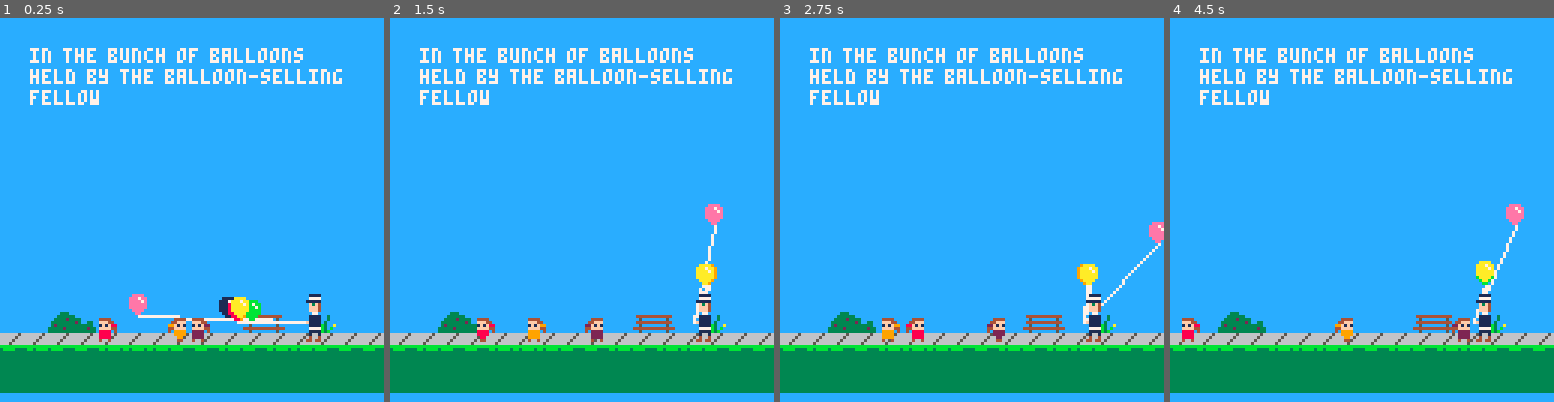
Above: before the commit, frames 1-4 (left to right).
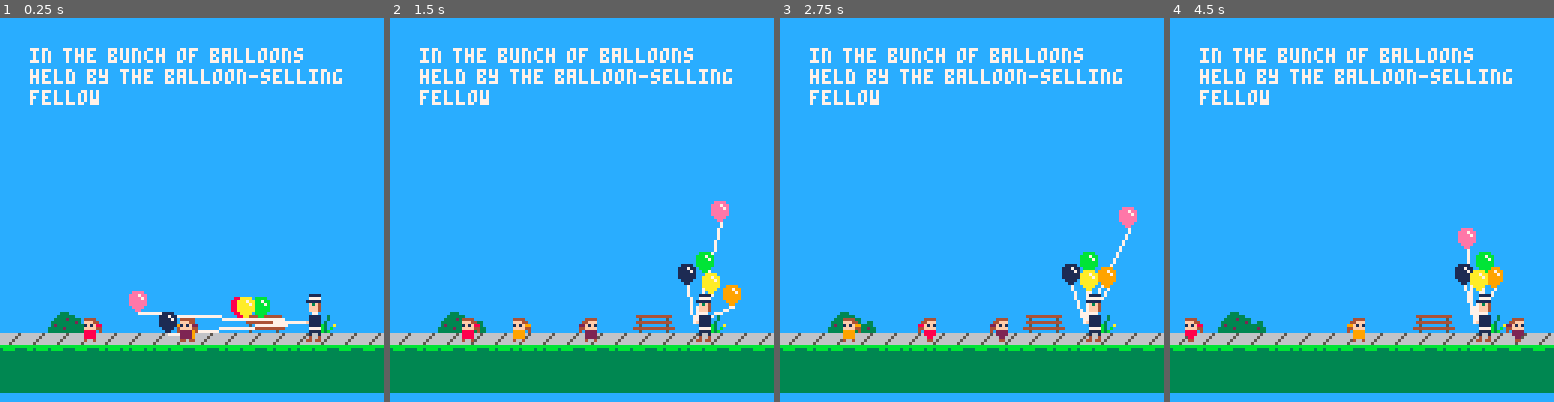
Above: after the commit, the same moments.

Repository: iffy/ppb-pico
Game: PICO-8 cartridge ppb.p8
The game is run twice, just before and just after one commit, with the same random seed, the same clock (stepped at 60 frames per second) and the same inputs.
Inputs:
- Up to frame 1 (0.25 s): no input
- Up to frame 2 (1.5 s): no input
- Up to frame 3 (2.75 s): hold Right 1.6-2.1 s; hold Up 2.15-2.42 s; hold Right from 2.47 s (still down)
- Up to frame 4 (4.5 s): release Right at 3.03 s; hold Left 3.08-3.58 s; hold Down 3.63-3.97 s; hold Right from 4.02 s (still down)

The runs differ from the first frame. In frame 1, 2.2% of the frame differs, in the area x 21-75%, y 71-85%; in frame 2, 2.4%; in frame 3, 2.4%, in the area x 16-100%, y 49-85%; in frame 4, 2.4%.

Commit message:
Convert to vectors, even though it takes more symbols

Diff:
--- a/ppb.p8
+++ b/ppb.p8
@@ -65,14 +65,11 @@
     a.id = NEXTID
     NEXTID += 1
     -- posish
-    a.tx = tx
-    a.ty = ty
+    a.pos = vector(tx, ty)
     -- veloc
-    a.vx = 0
-    a.vy = 0
+    a.vel = vector(0, 0)
     -- accel
-    a.ax = 0
-    a.ay = 0
+    a.accel = vector(0, 0)
     -- hitbox
     a.w = 0.4
     a.h = 0.4
@@ -119,7 +116,9 @@
 function make_balloon(tx, ty)
     balloon = make_actor(tx, ty, 'balloon')
     balloon.draw = draw_balloon
-    balloon.ay = -0.02
+    balloon.accel.y = -0.02
+    balloon.w = 0.3
+    balloon.h = 0.3
     addtoset(balloon.collides_with, 'girl')
     addtoset(balloon.collides_with, 'balloon')
     balloon.inertia = 0.90
@@ -133,10 +132,10 @@
 end
 function control_balloon(balloon)
     accel = 0.04
-    if (btn(0)) balloon.vx -= accel balloon.string_lag = 3 balloon.string_facing = left
-    if (btn(1)) balloon.vx += accel balloon.string_lag = 3 balloon.string_facing = right
-    if (btn(2)) balloon.vy -= accel
-    if (btn(3)) balloon.vy += accel
+    if (btn(0)) balloon.vel.x -= accel balloon.string_lag = 3 balloon.string_facing = left
+    if (btn(1)) balloon.vel.x += accel balloon.string_lag = 3 balloon.string_facing = right
+    if (btn(2)) balloon.vel.y -= accel
+    if (btn(3)) balloon.vel.y += accel
 
     if (balloon.string_lag > 0) then
         balloon.string_lag -= 1
@@ -161,6 +160,8 @@
     girl.draw = draw_girl
     girl.control = control_girl
     girl.shirt_color = red
+    girl.accel.y = 0.3
+    girl.bounce = 0
     return girl
 end
 function control_girl(girl)
@@ -168,15 +169,15 @@
     if (r <= 1) then
         -- change what you're doing
         r = rnd(10)
-        if (girl.ax != 0) then
+        if (girl.accel.x != 0) then
             -- she's moving
-            girl.ax = 0
+            girl.accel.x = 0
         else
             -- she's holding still
             if (r <= 5) then
-                girl.ax = rnd(0.15)
+                girl.accel.x = rnd(0.15)
             else
-                girl.ax = -rnd(0.15)
+                girl.accel.x = -rnd(0.15)
             end
         end
     end
@@ -220,26 +221,22 @@
 function draw_tether(t)
     o1 = t.objs[1]
     o2 = t.objs[2]
-    line(o1.tx * 8 + o1.anchorx,
-         o1.ty * 8 + o1.anchory,
-         o2.tx * 8 + o2.anchorx,
-         o2.ty * 8 + o2.anchory,
+    line(o1.pos.x * 8 + o1.anchorx,
+         o1.pos.y * 8 + o1.anchory,
+         o2.pos.x * 8 + o2.anchorx,
+         o2.pos.y * 8 + o2.anchory,
          t.color)
 end
 function constrain_tether(t)
     obj1 = t.objs[1]
     obj2 = t.objs[2]
-    x1 = obj1.tx + obj1.vx
-    y1 = obj1.ty + obj1.vy
-    x2 = obj2.tx + obj2.vx
-    y2 = obj2.ty + obj2.vy
-    d = distance(x1, y1, x2, y2)
+    n1 = vadd(obj1.pos, obj1.vel)
+    n2 = vadd(obj2.pos, obj2.vel)
+    vect = vsub(n2, n1)
+    d = vmag(vect)
     if (d > t.length) then
-        angle = atan2(x2-x1, y2-y1)
-        vectx = cos(angle)
-        vecty = sin(angle)
-        obj1.vx += vectx * t.elasticity
-        obj1.vy += vecty * t.elasticity
+        norm = vnorm(vect)
+        obj1.vel = vadd(obj1.vel, vmul(norm, t.elasticity))
         -- uncomment if you want the string to pull both ways
         -- obj2.vx -= vectx * t.elasticity
         -- obj2.vy -= vecty * t.elasticity
@@ -253,46 +250,80 @@
 -- generic actor stuff
 --------------------------------------------------
 function draw_actor(a)
-    local sx = (a.tx * 8) - 4
-    local sy = (a.ty * 8) - 4
-    a.draw(sx, sy, a)
+    a.draw(
+        (a.pos.x * 8) - 4,
+        (a.pos.y * 8) - 4,
+        a)
 end
 function move_actor(a)
     a.control(a)
-    a.tx += a.vx
-    a.ty += a.vy
-    a.vx += a.ax
-    a.vy += a.ay
-    a.vx *= a.inertia
-    a.vy *= a.inertia
-
-    a.frame += abs(a.vx) * a.frameticks
-    a.frame += abs(a.vy) * a.frameticks
-    a.frame %= (a.frames+1)
-
-    if (a.vx < 0) then
-        a.facing = left
-    elseif (a.vx > 0) then
-        a.facing = right
-    end
+
+    a.vel = vadd(a.vel, a.accel)
 
     -- actor:actor collisions
-    colliders = collide_actor(a, actors)
+    colliders = collide_actor(a)
 
     -- actor:wall collisions
     collide_with_walls(a)
-end
+
+    -- move
+    a.pos = vadd(a.pos, a.vel)
+
+    -- accelerate
+    a.vel = vmul(a.vel, a.inertia)
+
+
+    a.frame += a.frameticks * (abs(a.vel.x) + abs(a.vel.y))
+    a.frame %= (a.frames+1)
+
+    if (a.vel.x < 0) then
+        a.facing = left
+    elseif (a.vel.x > 0) then
+        a.facing = right
+    end
+end
+--
+-- vector functions
+--
+function vector(x, y)
+    local v = {}
+    v.x = x
+    v.y = y
+    return v
+end
+function vadd(a, b)
+    return vector(a.x+b.x, a.y+b.y)
+end
+function vsub(a, b)
+    return vector(a.x-b.x, a.y-b.y)
+end
+function vmul(v, f)
+    return vector(v.x*f, v.y*f)
+end
+function vnorm(a)
+    angle = atan2(a.x, a.y)
+    return vector(cos(angle), sin(angle))
+end
+function vmag(a)
+    return distance(0,0,a.x,a.y)
+end
+function vdot(a, b)
+    return a.x*b.x + a.y*b.y
+end
+
 --
 -- check and react to collisions for a particular actor
 -- returns a table of actors which are collided
 --
 DONE_COLLISIONS = {}
-function collide_actor(a, others)
+function collide_actor(a)
     local ret = {}
     -- this actor's future position
-    local nx = a.tx + a.vx
-    local ny = a.ty + a.vy
-    for o in all(others) do
+    pos = a.pos
+    vel = a.vel
+    npos = vadd(pos, vel)
+
+    for o in all(actors) do
         pair_key = min(a.id, o.id)..","..max(a.id, o.id)
         if (not(setcontains(DONE_COLLISIONS, pair_key))
             and o != a
@@ -301,53 +332,54 @@
                 or setcontains(a.collides_with, o.type))
             ) then
 
-            -- o actor's future position
-            local onx = o.tx + o.vx
-            local ony = o.ty + o.vy
-
-            local xdist = onx - nx
-            local ydist = ony - ny
-
-            if ((abs(xdist) < (a.w+o.w)) and
-                (abs(ydist) < (a.h+o.h))) then
+            -- o actor's current and future positions
+            opos = o.pos
+            onpos = vadd(opos, o.vel)
+
+            -- delta (current and future)
+            d = vsub(opos, pos)
+            nd = vsub(onpos, npos)
+
+            overlapx = a.w+o.w-abs(nd.x)
+            overlapy = a.h+o.h-abs(nd.y)
+
+            if (overlapx > 0 and overlapy > 0) then
 
                 -- they have collided
                 add(ret, o)
 
-                angle = atan2(xdist, ydist)
-                vectx = cos(angle)
-                vecty = sin(angle)
-
-                a_dot = a.vx * vectx + a.vy * vecty
-                o_dot = o.vx * vectx + o.vy * vecty
-
-                optimizedp = (2 * (a_dot - o_dot)) / (a.mass + o.mass)
-
-                a.vx = a.vx - optimizedp * a.mass * vectx
-                a.vy = a.vy - optimizedp * a.mass * vecty
-
-                o.vx = o.vx + optimizedp * o.mass * vectx
-                o.vy = o.vy + optimizedp * o.mass * vecty
+                norm = vnorm(nd)
+
+                a_dot = vdot(vel, norm)
+                o_dot = vdot(o.vel, norm)
+
+                totmass = (a.mass + o.mass)
+
+                optimizedp = (2 * (a_dot - o_dot)) / totmass
+
+                a.vel = vsub(a.vel, vmul(norm, optimizedp * o.mass))
+
+                -- a.vx -= optimizedp * o.mass * vectx
+                -- a.vy -= optimizedp * o.mass * vecty
+
+                o.vel = vadd(o.vel, vmul(norm, optimizedp * a.mass))
+
+                -- o.vx += optimizedp * a.mass * vectx
+                -- o.vy += optimizedp * a.mass * vecty
+
+                -- fix overlap
+
+                if (abs(optimizedp) < 0.1) then
+                    -- a.vx -= abs(overlapx) * (o.mass / totmass) / 2
+                    -- a.vy -= abs(overlapy) * (o.mass / totmass) / 2
+                    -- o.vx += abs(overlapx) * (a.mass / totmass) / 10
+                    -- o.vy += abs(overlapy) * (a.mass / totmass) / 10
+                end
 
                 -- angle = atan2(x2-x1, y2-y1)
                 -- vectx = cos(angle)
                 -- vecty = sin(angle)
 
-                -- copied from collide demo
-                -- collision reduces
-                -- if (a.vx != 0 and abs(xdist) <
-                --     abs(a.tx-o.tx)) then
-                --     v=a.vx + o.vx
-                --     a.vx = v * a.bounce
-                --     -- o.vx = v/2
-                -- end
-
-                -- if (a.vy != 0 and abs(ydist) <
-                --     abs(a.ty-o.ty)) then
-                --     v=a.vy + o.vy
-                --     a.vy = v * a.bounce
-                --     -- o.vy = v/2
-                -- end
             end
         end
         addtoset(DONE_COLLISIONS, pair_key)
@@ -355,13 +387,17 @@
     return ret
 end
 function collide_with_walls(a)
-    if (a.tx > 17) then
-        a.tx = 17
-    elseif (a.tx < -1) then
-        a.tx = -1
-    end
-    if (a.ty > 13) then
-        a.ty = 13
+    npos = vadd(a.pos, a.vel)
+    if (npos.x > 15) then
+        a.pos.x = 15
+        a.vel.x = 0
+    elseif (npos.x < 1) then
+        a.pos.x = 1
+        a.vel.x = 0
+    end
+    if (npos.y > 13) then
+        a.pos.y = 13
+        a.vel.y = 0
     end
 end
 
@@ -405,9 +441,9 @@
 end
 
 function _init()
-    girl = make_girl(5, 13)
-
-    girl2 = make_girl(7, 13)
+    girl = make_girl(5, 10)
+
+    girl2 = make_girl(7, 10)
     girl2.shirt_color = orange
 
     girl3 = make_girl(9, 13)
